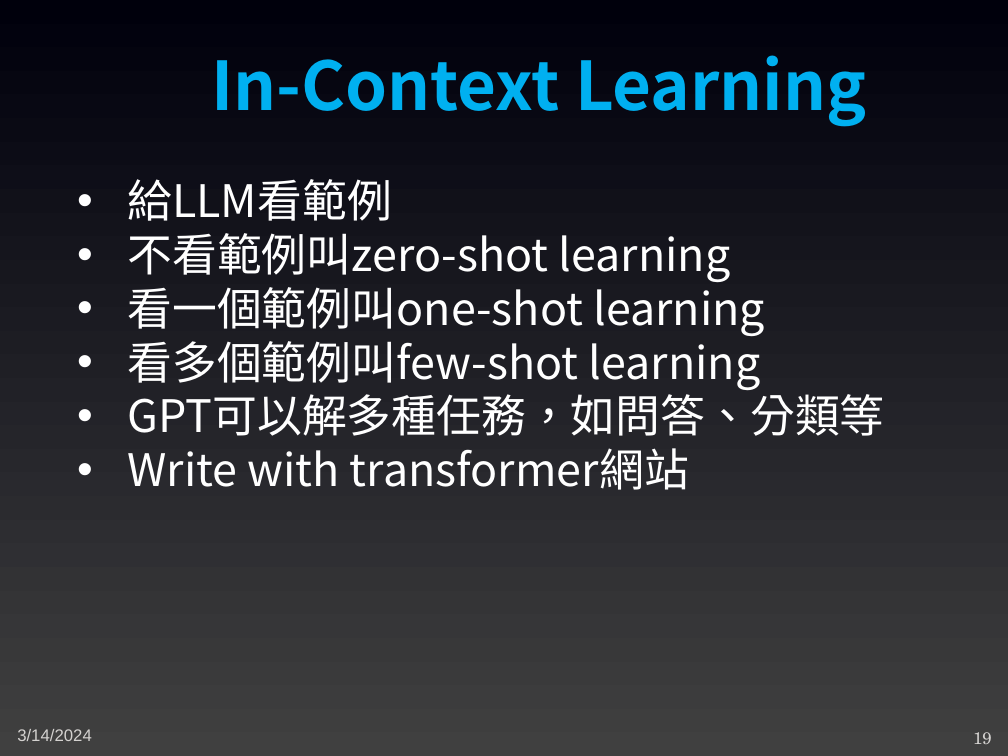
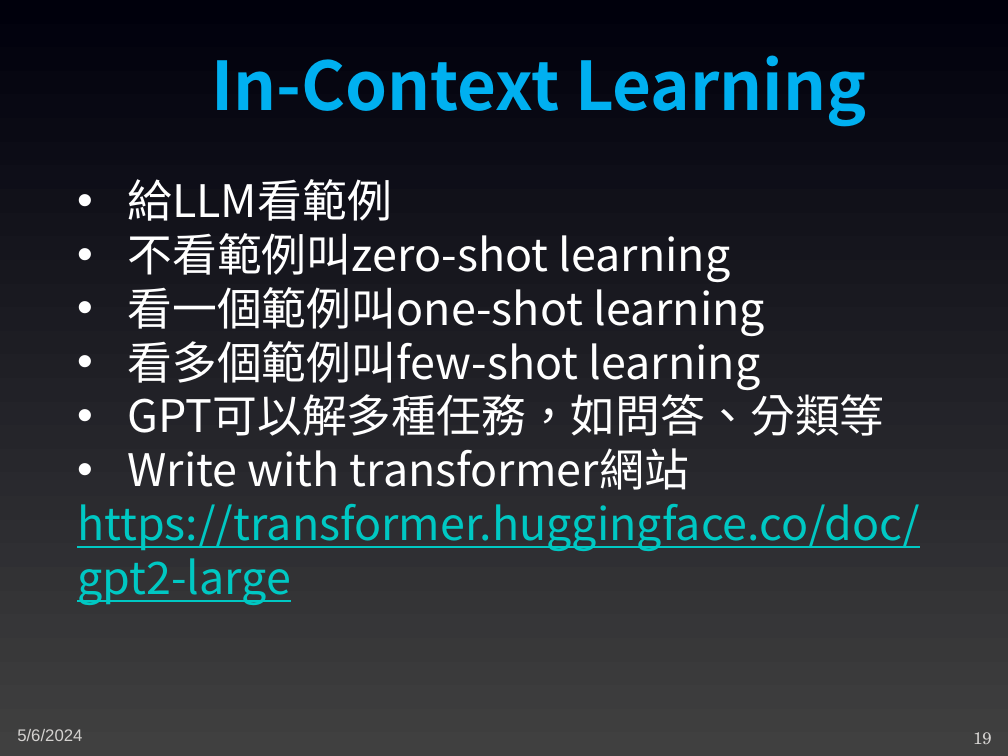
Before and after one commit to joshhu/mustllm2024basic, a slide deck: slide 19 of Slides/04：語言模型的演進/14：大型語言模型的進化.pptx. Drawn at 1008x756 pixels with LibreOffice and Linux fonts; fonts in the diff are those of the drawing. Boxes give left, top, right and bottom in pixels: in the first picture for what was removed or moved away, otherwise in the second. Text is boxed around its words. In the diff, an @@ line names an element or a change of style, - is before the commit and + after.

```diff
--- a/Slides/04：語言模型的演進/14：大型語言模型的進化.pptx
+++ b/Slides/04：語言模型的演進/14：大型語言模型的進化.pptx
@@ text at box(77, 504, 920, 605): paragraph added @@
+https://transformer.huggingface.co/doc/gpt2-large
@@ text at box(17, 729, 82, 741): text changed @@
-3/14/2024
+5/6/2024
```
Also in this commit, not shown: 24 other slides changed, 4 other files.
